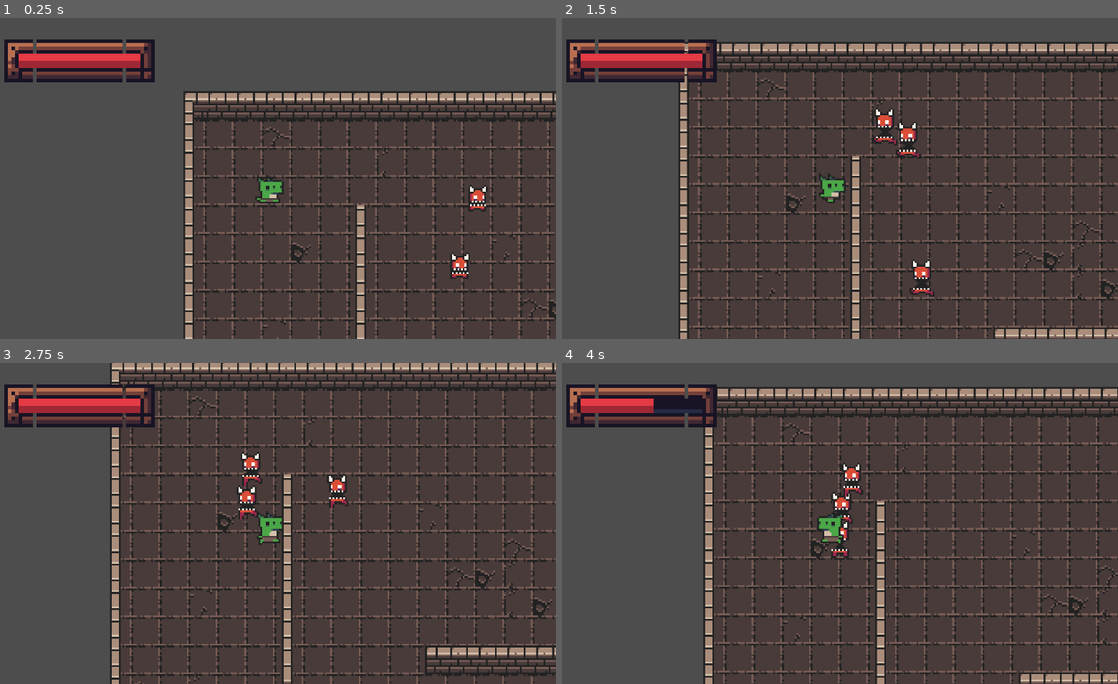
Above: before the commit, frames 1-4 (two rows, left to right).
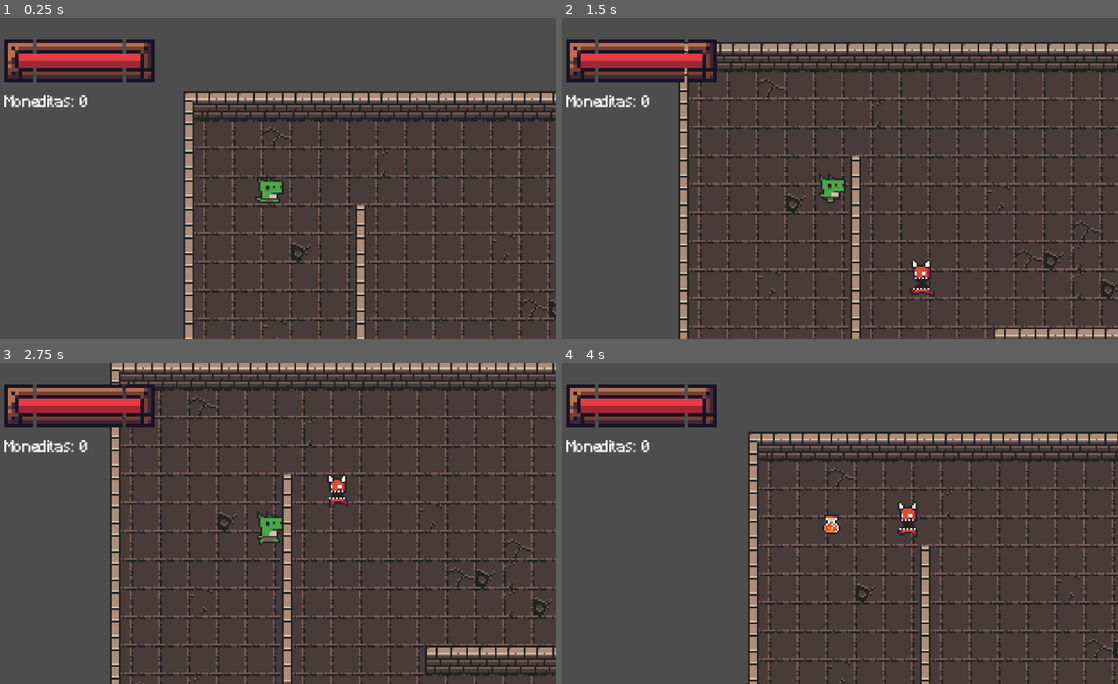
Above: after the commit, the same moments.

Repository: yoltzinbur/prueba-roguelike
Game: Godot game, scene res://Utilities/Main/Main.tscn
The game is run twice, just before and just after one commit, with the same random seed, the same clock (stepped at 60 frames per second) and the same inputs.
Inputs (mouse positions are in pixels of both pictures, inside the frame that each line leads up to):
- Up to frame 1 (0.25 s): no input
- Up to frame 2 (1.5 s): tap Enter (enter) at 0.5, 0.8, 1.35 s; move the mouse to (956, 162) at 0.52 s; hold D (right) 0.53-1.28 s; click (956, 162) at 0.6 s; move the mouse to (717, 194) at 1.27 s; hold S (down) from 1.28 s (still down)
- Up to frame 3 (2.75 s): tap R (heal) at 1.55, 2.1 s; move the mouse to (328, 452) at 2.02 s; release S (down) at 2.03 s; hold D (right) from 2.03 s (still down); click (328, 452) at 2.3 s
- Up to frame 4 (4 s): move the mouse to (801, 587) at 2.77 s; release D (right) at 2.78 s; hold W (up) 2.78-3.53 s; click (801, 587) at 2.85 s; tap Enter (enter) at 3.05, 3.6 s; move the mouse to (1001, 571) at 3.52 s; hold A (left) from 3.53 s (still down); tap R (heal) at 3.8 s

The runs differ from the first frame. In frame 1, 0.8% of the frame differs, in the area x 0-88%, y 24-82%; in frame 2, 0.9%; in frame 3, 0.8%; in frame 4, 29%, in the area x 0-100%, y 7-100%.

Commit message:
Contador de moneditas con UI básica | Solución de errores pequeños

Diff:
--- /dev/null
+++ b/Entities/Collectables/Coin/Coin.tscn
@@ -0,0 +1,47 @@
+[gd_scene format=3 uid="uid://dg5txc2gh0pdd"]
+
+[ext_resource type="Script" uid="uid://cxjentqba7s5g" path="res://Entities/Collectables/Coin/coin.gd" id="1_pmph2"]
+[ext_resource type="Texture2D" uid="uid://t80sbkqu4bwc" path="res://Entities/Collectables/Coin/Art/coin_anim_f0.png" id="1_rt5sc"]
+[ext_resource type="Texture2D" uid="uid://clilobr2xn6kj" path="res://Entities/Collectables/Coin/Art/coin_anim_f1.png" id="2_dr8a8"]
+[ext_resource type="Texture2D" uid="uid://bvohtwx87o0gd" path="res://Entities/Collectables/Coin/Art/coin_anim_f2.png" id="3_dhkes"]
+[ext_resource type="Texture2D" uid="uid://q5gixsxik4f8" path="res://Entities/Collectables/Coin/Art/coin_anim_f3.png" id="4_pmph2"]
+
+[sub_resource type="SpriteFrames" id="SpriteFrames_vv0vy"]
+animations = [{
+"frames": [{
+"duration": 1.0,
+"texture": ExtResource("1_rt5sc")
+}, {
+"duration": 1.0,
+"texture": ExtResource("2_dr8a8")
+}, {
+"duration": 1.0,
+"texture": ExtResource("3_dhkes")
+}, {
+"duration": 1.0,
+"texture": ExtResource("4_pmph2")
+}],
+"loop": true,
+"name": &"idle",
+"speed": 10.0
+}]
+
+[sub_resource type="CapsuleShape2D" id="CapsuleShape2D_ala3e"]
+radius = 3.0
+height = 8.0
+
+[node name="Coin" type="Node2D" unique_id=464168730]
+script = ExtResource("1_pmph2")
+
+[node name="AnimatedSprite2D" type="AnimatedSprite2D" parent="." unique_id=1035914357]
+sprite_frames = SubResource("SpriteFrames_vv0vy")
+animation = &"idle"
+
+[node name="Area2D" type="Area2D" parent="." unique_id=1432253985]
+collision_layer = 16
+collision_mask = 65
+
+[node name="CollisionShape2D" type="CollisionShape2D" parent="Area2D" unique_id=2084436177]
+shape = SubResource("CapsuleShape2D_ala3e")
+
+[connection signal="body_entered" from="Area2D" to="." method="_on_area_2d_body_entered"]
--- /dev/null
+++ b/Entities/Collectables/Coin/coin.gd
@@ -0,0 +1,6 @@
+extends Collectible
+
+@export var value: int = 1
+
+func _activate_effect(_player: Node2D) -> void:
+	GameManager.add_coins(value)
--- a/Entities/Enemies/Chort/Chort.tscn
+++ b/Entities/Enemies/Chort/Chort.tscn
@@ -82,6 +82,10 @@
 radius = 9.0
 height = 26.0
 
+[sub_resource type="CapsuleShape2D" id="CapsuleShape2D_36y4f"]
+radius = 7.0
+height = 22.0
+
 [node name="Chort" type="CharacterBody2D" unique_id=130086902 groups=["Enemy"]]
 collision_layer = 8
 collision_mask = 9
@@ -148,23 +152,32 @@
 shape = SubResource("CapsuleShape2D_f1o35")
 
 [node name="HitBox" type="Area2D" parent="." unique_id=794687379]
+visible = false
 collision_layer = 4
 collision_mask = 0
 script = ExtResource("16_s2bv3")
 damage = 10
 metadata/_custom_type_script = "uid://c0tyncrgwvwai"
 
-[node name="CollisionShape2D" type="CollisionShape2D" parent="HitBox" unique_id=2117508812]
+[node name="HitBox" type="CollisionShape2D" parent="HitBox" unique_id=2117508812]
 position = Vector2(0, 2)
 shape = SubResource("CapsuleShape2D_byj0p")
 
 [node name="HurtBox" type="Area2D" parent="." unique_id=289664271 node_paths=PackedStringArray("health")]
+visible = false
 collision_layer = 2
 collision_mask = 32
 script = ExtResource("17_dumt4")
 health = NodePath("../HealthComponent")
 metadata/_custom_type_script = "uid://du0cpqxnjs3fe"
 
-[node name="CollisionShape2D" type="CollisionShape2D" parent="HurtBox" unique_id=1663042101]
+[node name="HurtBox" type="CollisionShape2D" parent="HurtBox" unique_id=1663042101]
 position = Vector2(0, 2)
 shape = SubResource("CapsuleShape2D_dumt4")
+
+[node name="SeparationArea" type="Area2D" parent="." unique_id=42421509]
+visible = false
+
+[node name="Separation" type="CollisionShape2D" parent="SeparationArea" unique_id=1461081934]
+position = Vector2(0, 2)
+shape = SubResource("CapsuleShape2D_36y4f")
--- a/Entities/Player/Player.tscn
+++ b/Entities/Player/Player.tscn
@@ -26,6 +26,7 @@
 [ext_resource type="PackedScene" uid="uid://o5p0c0ji2g7a" path="res://Utilities/GUI/HealthBar/HealthBar.tscn" id="22_ayo8t"]
 [ext_resource type="Script" uid="uid://du0cpqxnjs3fe" path="res://Entities/Scripts/Others/hurtbox.gd" id="24_80tt4"]
 [ext_resource type="Script" uid="uid://c0tyncrgwvwai" path="res://Entities/Scripts/Others/hitbox.gd" id="25_tepoh"]
+[ext_resource type="PackedScene" uid="uid://ci5gw771vp0c0" path="res://Utilities/GUI/CoinsCounter/CoinsCounter.tscn" id="27_h03de"]
 
 [sub_resource type="AtlasTexture" id="AtlasTexture_5qe47"]
 atlas = ExtResource("8_laxle")
@@ -165,9 +166,10 @@
 size = Vector2(21, 22)
 
 [node name="Player" type="CharacterBody2D" unique_id=1539473209 groups=["Player"]]
-collision_layer = 0
-metadata/_edit_vertical_guides_ = [31.0, 7.0]
-metadata/_edit_group_ = true
+collision_layer = 64
+collision_mask = 17
+metadata/_edit_vertical_guides_ = [31.0, 7.0, -148.0, -64.0]
+metadata/_edit_horizontal_guides_ = [-54.0, -46.0]
 
 [node name="StateMachine" type="Node" parent="." unique_id=1341081834 node_paths=PackedStringArray("initial_state", "animation_sprite", "target")]
 script = ExtResource("15_5qe47")
@@ -226,14 +228,6 @@
 
 [node name="AnchorCamara2d" parent="." unique_id=1952970888 instance=ExtResource("2_iob38")]
 
-[node name="HealthBar" parent="." unique_id=942822893 node_paths=PackedStringArray("health_component") instance=ExtResource("22_ayo8t")]
-offset_left = -148.0
-offset_top = -78.0
-offset_right = -43.0
-offset_bottom = -48.0
-health_component = NodePath("../HealthComponent")
-metadata/_edit_use_anchors_ = true
-
 [node name="HurtBox" type="Area2D" parent="." unique_id=1764899623 node_paths=PackedStringArray("health")]
 collision_layer = 2
 collision_mask = 4
@@ -257,4 +251,20 @@
 shape = SubResource("RectangleShape2D_l2mqv")
 disabled = true
 
+[node name="UI" type="Node2D" parent="." unique_id=158891917]
+
+[node name="HealthBar" parent="UI" unique_id=942822893 node_paths=PackedStringArray("health_component") instance=ExtResource("22_ayo8t")]
+offset_left = -148.0
+offset_top = -78.0
+offset_right = -43.0
+offset_bottom = -48.0
+health_component = NodePath("../../HealthComponent")
+metadata/_edit_use_anchors_ = true
+
+[node name="CoinsCounter" parent="UI" unique_id=794476052 instance=ExtResource("27_h03de")]
+offset_left = -148.0
+offset_top = -46.0
+offset_right = -64.0
+offset_bottom = -30.0
+
 [connection signal="area_entered" from="HurtBox" to="HurtBox" method="_on_area_entered"]
--- /dev/null
+++ b/Entities/Scripts/Character/Classes/collectible.gd
@@ -0,0 +1,17 @@
+class_name Collectible
+extends Node2D
+
+@onready var anim: AnimatedSprite2D = $AnimatedSprite2D
+
+func _ready() -> void:
+	if anim and anim.sprite_frames.has_animation("idle"):
+		anim.play("idle")
+
+
+func _on_area_2d_body_entered(body: Node2D) -> void:
+	if body.is_in_group("Player"):
+		_activate_effect(body)
+		queue_free()
+
+func _activate_effect(_player: Node2D) -> void:
+	pass
--- a/Entities/Scripts/Character/States/idle.gd
+++ b/Entities/Scripts/Character/States/idle.gd
@@ -13,15 +13,16 @@
 	anim.play("idle")
 
 func state_process(delta: float) -> void:
-	if input_component.input_motion != Vector2.ZERO:
-		var next_state = "Chase" if target.is_in_group("Enemy") else "Walk"
-		emit_signal("transitioned", self, next_state, {})
+	if input_component:
+		if input_component.input_motion != Vector2.ZERO:
+			var next_state = "Chase" if target.is_in_group("Enemy") else "Walk"
+			emit_signal("transitioned", self, next_state, {})
 
-	if input_component.input_attack:
-		emit_signal("transitioned", self, "IdleAttack", {})
+		if input_component.input_attack:
+			emit_signal("transitioned", self, "IdleAttack", {})
 
-	if input_component.input_heal:
-		emit_signal("transitioned", self, "Heal", {})
+		if input_component.input_heal:
+			emit_signal("transitioned", self, "Heal", {})
 
 func _on_damaged():
 	emit_signal("transitioned", self, "Hit", {})
--- /dev/null
+++ b/Entities/Scripts/Others/game_manager.gd
@@ -0,0 +1,11 @@
+extends Node
+
+signal coins_updated(total_coins: int)
+
+var coins: int = 0:
+	set(value):
+		coins = value
+		coins_updated.emit(coins)
+
+func add_coins(amount: int = 1) -> void:
+	coins += amount
--- a/Entities/Scripts/Others/hurtbox.gd
+++ b/Entities/Scripts/Others/hurtbox.gd
@@ -6,7 +6,8 @@
 @export var health: HealthComponent
 
 func _ready() -> void:
-	connect("area_entered", _on_area_entered)
+	if not area_entered.is_connected(_on_area_entered):
+		connect("area_entered", _on_area_entered)
 
 func _on_area_entered(hitbox: HitBox) -> void:
 	if hitbox != null:
--- a/Entities/Scripts/Others/velocity_component.gd
+++ b/Entities/Scripts/Others/velocity_component.gd
@@ -10,7 +10,7 @@
 
 func _ready() -> void:
 	if target.is_in_group("Enemy"):
-		separation_area = $"../Area2D"
+		separation_area = $"../SeparationArea"
 		nav_agent = $"../NavigationComponent/NavigationAgent2D"
 
 	if nav_agent:
--- /dev/null
+++ b/Utilities/GUI/CoinsCounter/CoinsCounter.tscn
@@ -0,0 +1,23 @@
+[gd_scene format=3 uid="uid://ci5gw771vp0c0"]
+
+[ext_resource type="Script" uid="uid://06co83l23017" path="res://Utilities/GUI/CoinsCounter/coins_counter.gd" id="1_1ri38"]
+[ext_resource type="FontFile" uid="uid://c3gfiwcm2yoxw" path="res://Utilities/Art/Minecraft.ttf" id="2_dyqf1"]
+
+[sub_resource type="LabelSettings" id="LabelSettings_dbmto"]
+font = ExtResource("2_dyqf1")
+font_size = 8
+
+[node name="CoinsCounter" type="Control" unique_id=794476052]
+layout_mode = 3
+anchors_preset = 15
+anchor_right = 1.0
+anchor_bottom = 1.0
+grow_horizontal = 2
+grow_vertical = 2
+script = ExtResource("1_1ri38")
+
+[node name="Label" type="Label" parent="." unique_id=1699766582]
+layout_mode = 0
+offset_right = 41.0
+offset_bottom = 23.0
+label_settings = SubResource("LabelSettings_dbmto")
--- /dev/null
+++ b/Utilities/GUI/CoinsCounter/coins_counter.gd
@@ -0,0 +1,10 @@
+extends Control
+
+@onready var label: Label = $Label
+
+func _ready() -> void:
+	GameManager.coins_updated.connect(_update_coin_text)
+	label.text = "Moneditas: " + str(GameManager.coins)
+
+func _update_coin_text(new_amount: int) -> void:
+	label.text = "Moneditas: " + str(new_amount)
--- a/Utilities/Main/Main.tscn
+++ b/Utilities/Main/Main.tscn
@@ -3,19 +3,32 @@
 [ext_resource type="PackedScene" uid="uid://tomvta77ro88" path="res://Utilities/Layout1/TilemapLeyers.tscn" id="1_klho5"]
 [ext_resource type="PackedScene" uid="uid://dnug6omvsodpm" path="res://Entities/Player/Player.tscn" id="2_iqhkp"]
 [ext_resource type="PackedScene" uid="uid://dcqv5i8h7jf77" path="res://Entities/Enemies/Chort/Chort.tscn" id="3_iqhkp"]
+[ext_resource type="PackedScene" uid="uid://dg5txc2gh0pdd" path="res://Entities/Collectables/Coin/Coin.tscn" id="4_kytwb"]
 
 [node name="Main" type="Node2D" unique_id=1509926915]
 
 [node name="TilemapLeyers" parent="." unique_id=1906257315 instance=ExtResource("1_klho5")]
 
-[node name="Chort" parent="." unique_id=130086902 groups=["Enemy"] instance=ExtResource("3_iqhkp")]
-position = Vector2(158, 94)
+[node name="Coin" parent="." unique_id=464168730 node_paths=PackedStringArray("player") instance=ExtResource("4_kytwb")]
+position = Vector2(426, 68)
+player = NodePath("../Player")
 
-[node name="Chort2" parent="." unique_id=943820841 groups=["Enemy"] instance=ExtResource("3_iqhkp")]
-position = Vector2(168, 56)
+[node name="Coin2" parent="." unique_id=1421510653 node_paths=PackedStringArray("player") instance=ExtResource("4_kytwb")]
+position = Vector2(397, 240)
+player = NodePath("../Player")
 
-[node name="Chort3" parent="." unique_id=1339254829 groups=["Enemy"] instance=ExtResource("3_iqhkp")]
+[node name="Coin3" parent="." unique_id=48180176 node_paths=PackedStringArray("player") instance=ExtResource("4_kytwb")]
+position = Vector2(202, 222)
+player = NodePath("../Player")
+
+[node name="Chort" parent="." unique_id=130086902 instance=ExtResource("3_iqhkp")]
+position = Vector2(404, 209)
+
+[node name="Chort2" parent="." unique_id=943820841 instance=ExtResource("3_iqhkp")]
+position = Vector2(391, 52)
+
+[node name="Chort3" parent="." unique_id=1339254829 instance=ExtResource("3_iqhkp")]
 position = Vector2(147, 182)
 
-[node name="Player" parent="." unique_id=1539473209 groups=["Player"] instance=ExtResource("2_iqhkp")]
+[node name="Player" parent="." unique_id=1539473209 instance=ExtResource("2_iqhkp")]
 position = Vector2(52, 49)
--- a/project.godot
+++ b/project.godot
@@ -13,6 +13,10 @@
 config/name="Prueba-Roguelike"
 run/main_scene="uid://by1kjfgwmds7y"
 config/features=PackedStringArray("4.6", "Mobile")
+
+[autoload]
+
+GameManager="*uid://b6oteyek7vkkr"
 
 [display]
 
@@ -82,6 +86,7 @@
 2d_physics/layer_4="enemies"
 2d_physics/layer_5="collectibles"
 2d_physics/layer_6="hitbox_player"
+2d_physics/layer_7="player"
 
 [physics]
 
Binary file added: Entities/Collectables/Coin/Art/coin_anim_f0.png
Not shown, added: Entities/Collectables/Coin/Art/coin_anim_f0.png.import
Binary file added: Entities/Collectables/Coin/Art/coin_anim_f1.png
Not shown, added: Entities/Collectables/Coin/Art/coin_anim_f1.png.import
Binary file added: Entities/Collectables/Coin/Art/coin_anim_f2.png
Not shown, added: Entities/Collectables/Coin/Art/coin_anim_f2.png.import
Binary file added: Entities/Collectables/Coin/Art/coin_anim_f3.png
Not shown, added: Entities/Collectables/Coin/Art/coin_anim_f3.png.import
Not shown, added: Entities/Collectables/Coin/coin.gd.uid
Not shown, added: Entities/Scripts/Character/Classes/collectible.gd.uid
Not shown, added: Entities/Scripts/Others/game_manager.gd.uid
Binary file added: Utilities/Art/Minecraft.ttf
(and 2 more such lines)
